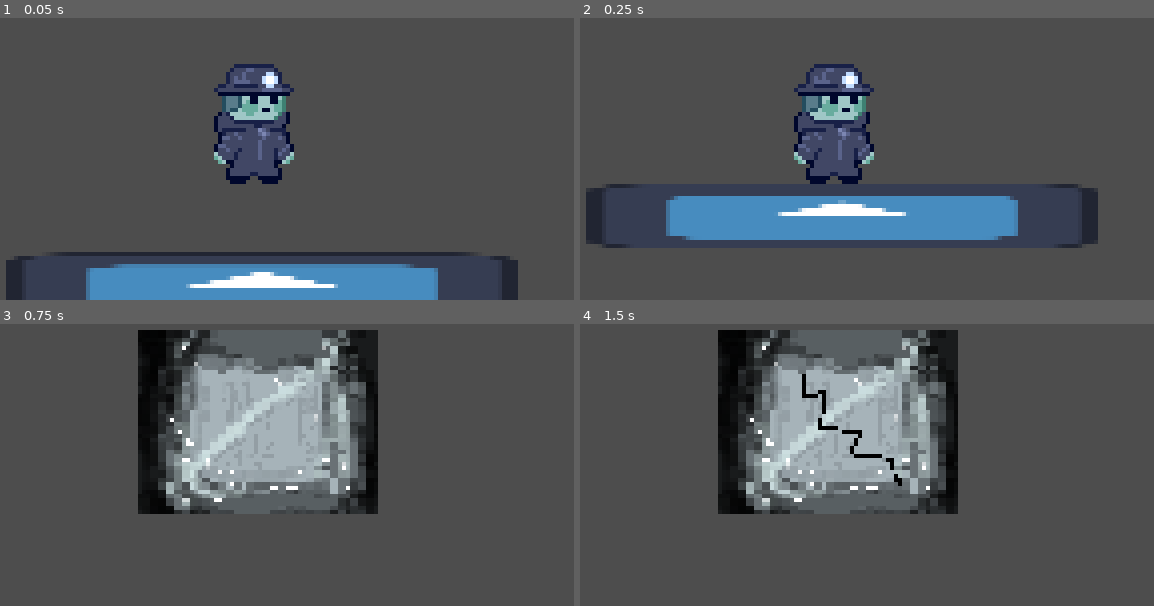
Above: before the commit, frames 1-4 (two rows, left to right).
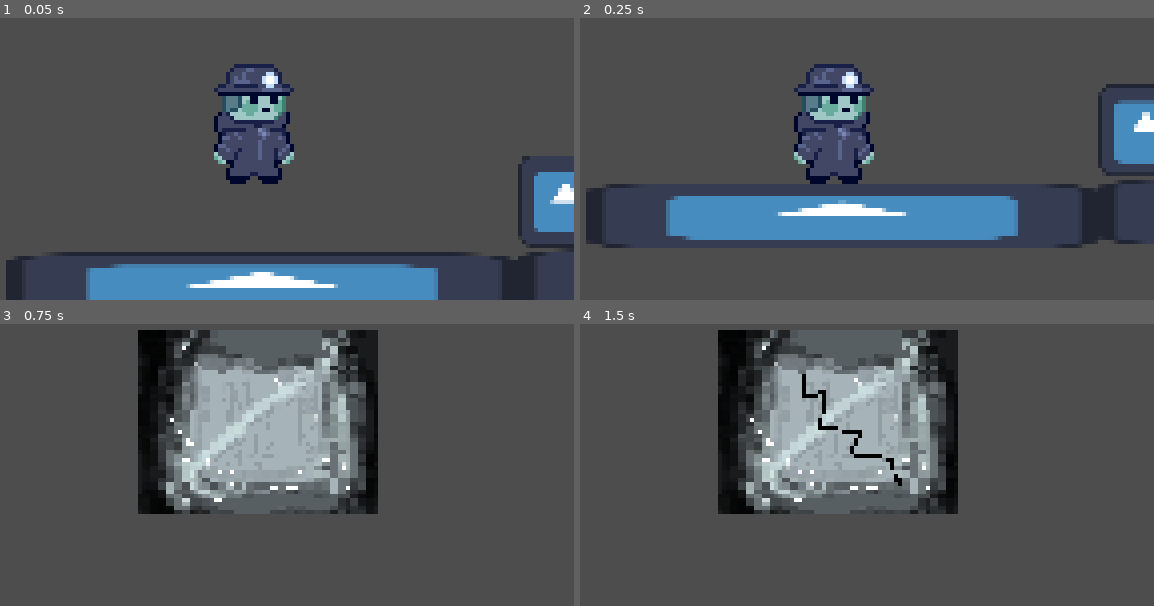
Above: after the commit, the same moments.

Repository: LukeStump/MinerMeltdown
Game: Godot game, scene res://main.tscn
Two runs of this game, one before a commit and one after it. Both use one fixed random seed, a clock stepped at 60 frames per second and the inputs below. The engine's default icon, where the game draws it, is replaced by a stand-in: a white triangle on a blue panel in a dark square.
Inputs (mouse positions are in pixels of both pictures, inside the frame that each line leads up to):
- Up to frame 1 (0.05 s): no input
- Up to frame 2 (0.25 s): no input
- Up to frame 3 (0.75 s): tap Enter (ui_accept) at 0.5 s; move the mouse to (396, 408) at 0.52 s; press the mouse at (396, 408) at 0.53 s; hold Right (ui_right) from 0.53 s (still down)
- Up to frame 4 (1.5 s): keep holding Right (ui_right); tap Enter (ui_accept) at 0.77, 1.25 s; move the mouse to (838, 422) at 1.27 s; release the mouse at (838, 422) at 1.28 s; click (838, 422) at 1.35 s

The runs differ from the first frame. In frame 1, 2.4% of the frame differs, in the area x 90-100%, y 48-100%; in frame 2, 2.9%, in the area x 90-100%, y 23-81%; in frame 3, nothing differs; in frame 4, nothing differs.

Commit message:
added ice to main

Diff:
--- /dev/null
+++ b/Ice.tscn
@@ -0,0 +1,17 @@
+[gd_scene load_steps=4 format=3 uid="uid://boh8ney7lp7lh"]
+
+[ext_resource type="Script" path="res://ice.gd" id="1_hreht"]
+[ext_resource type="Texture2D" uid="uid://djvy3p8nyje2m" path="res://icon.svg" id="2_rfhuo"]
+
+[sub_resource type="RectangleShape2D" id="RectangleShape2D_4w0bm"]
+
+[node name="Ice" type="StaticBody2D"]
+script = ExtResource("1_hreht")
+
+[node name="Icon" type="Sprite2D" parent="."]
+position = Vector2(7.62939e-06, 0)
+scale = Vector2(0.179688, 0.179688)
+texture = ExtResource("2_rfhuo")
+
+[node name="CollisionShape2D" type="CollisionShape2D" parent="."]
+shape = SubResource("RectangleShape2D_4w0bm")
--- /dev/null
+++ b/ice.gd
@@ -0,0 +1,15 @@
+extends StaticBody2D
+
+
+# Called when the node enters the scene tree for the first time.
+func _ready() -> void:
+	pass # Replace with function body.
+
+
+# Called every frame. 'delta' is the elapsed time since the previous frame.
+func _process(delta: float) -> void:
+	pass
+
+func _input(event: InputEvent) -> void:
+	if event.is_action_pressed("click"):
+		queue_free()
--- a/main.tscn
+++ b/main.tscn
@@ -1,8 +1,9 @@
-[gd_scene load_steps=4 format=3 uid="uid://cv8gnur8cpwwq"]
+[gd_scene load_steps=5 format=3 uid="uid://cv8gnur8cpwwq"]
 
 [ext_resource type="PackedScene" uid="uid://diq1orq34j6cc" path="res://floor.tscn" id="1_4fs1c"]
 [ext_resource type="Script" path="res://main.gd" id="1_7pk7y"]
 [ext_resource type="PackedScene" uid="uid://dkmg7anlmcbpk" path="res://Miner/miner.tscn" id="2_t7m4j"]
+[ext_resource type="PackedScene" uid="uid://boh8ney7lp7lh" path="res://Ice.tscn" id="4_ja5c6"]
 
 [node name="Node2D" type="Node2D"]
 script = ExtResource("1_7pk7y")
@@ -12,3 +13,21 @@
 
 [node name="Miner" parent="." instance=ExtResource("2_t7m4j")]
 position = Vector2(72.9999, 6.99998)
+
+[node name="Floor2" parent="." instance=ExtResource("1_4fs1c")]
+position = Vector2(203, 48)
+
+[node name="Ice" parent="." instance=ExtResource("4_ja5c6")]
+position = Vector2(151, 28)
+
+[node name="Ice2" parent="." instance=ExtResource("4_ja5c6")]
+position = Vector2(175, 28)
+
+[node name="Ice3" parent="." instance=ExtResource("4_ja5c6")]
+position = Vector2(198, 28)
+
+[node name="Ice4" parent="." instance=ExtResource("4_ja5c6")]
+position = Vector2(279, 51)
+
+[node name="Ice5" parent="." instance=ExtResource("4_ja5c6")]
+position = Vector2(301, 51)
